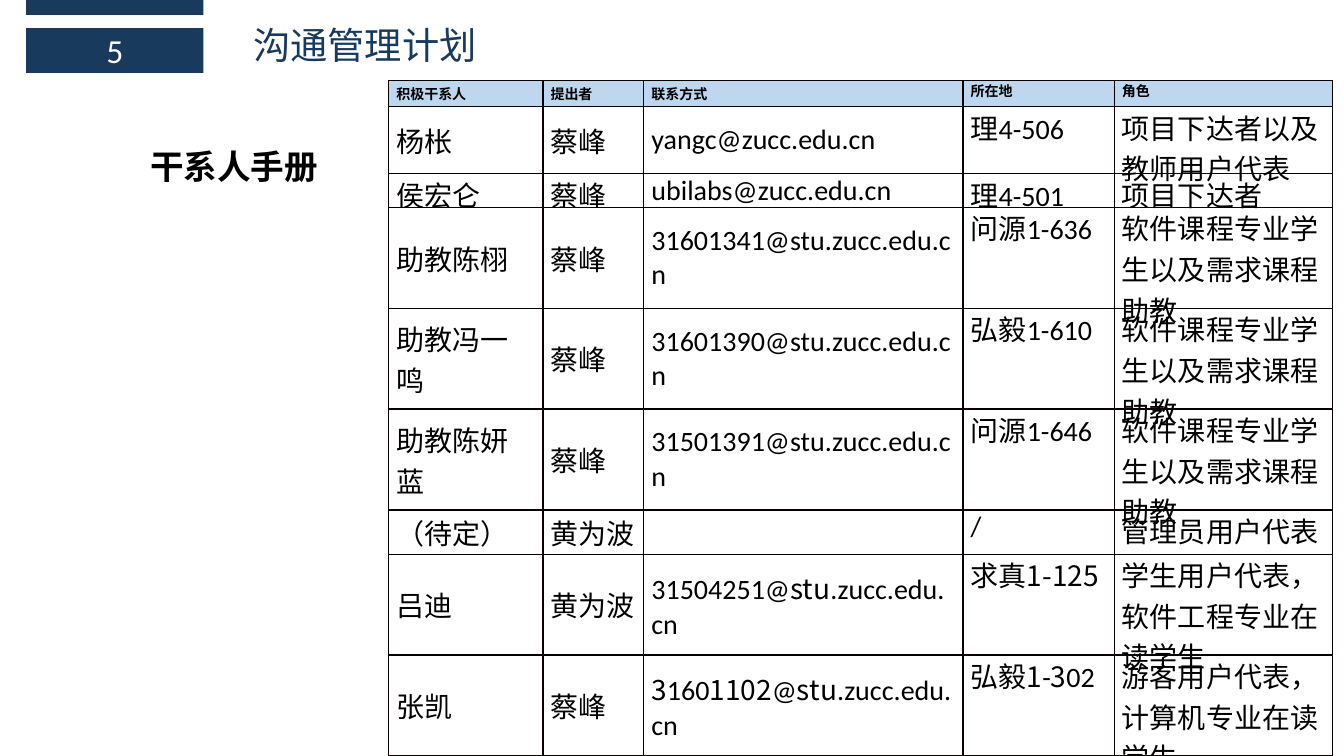
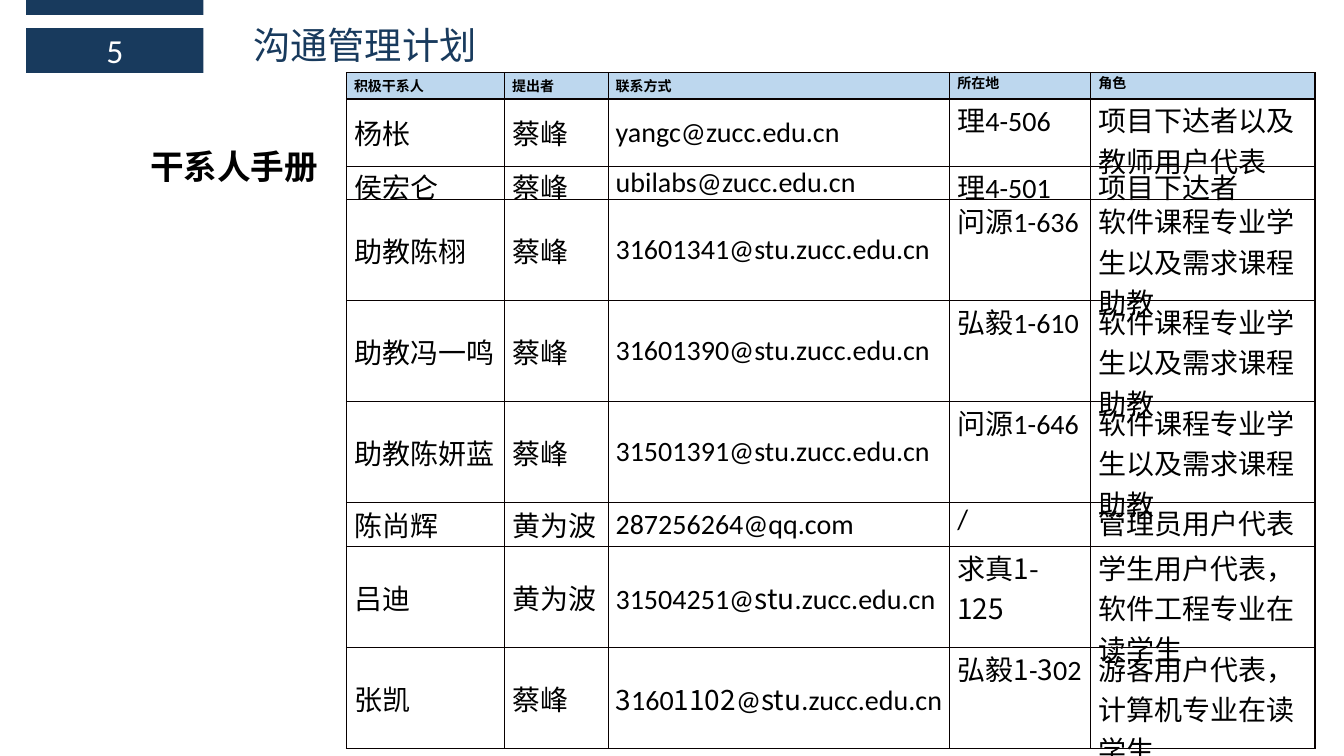
Before and after one commit to boboHh/AssistantTeaching, a slide deck: slide 22 of 受控文档/03-需求工程项目计划/PRD2018-G11-需求工程项目计划PPT.pptx. Drawn at 1344x756 pixels with LibreOffice and Linux fonts; fonts in the diff are those of the drawing. Boxes give left, top, right and bottom in pixels: in the first picture for what was removed or moved away, otherwise in the second. Text is boxed around its words. In the diff, an @@ line names an element or a change of style, - is before the commit and + after.

```diff
--- a/受控文档/03-需求工程项目计划/PRD2018-G11-需求工程项目计划PPT.pptx
+++ b/受控文档/03-需求工程项目计划/PRD2018-G11-需求工程项目计划PPT.pptx
@@ table at (x1=347, y1=73, x2=1316, y2=748) @@
-row 7, column 1: （待定）
+row 7, column 1: 陈尚辉
-row 7, column 3: 
+row 7, column 3: 287256264@qq.com
@@ table resized from (x1=389, y1=81, x2=1334, y2=756) to (x1=347, y1=73, x2=1316, y2=748) @@
```
Also in this commit, not shown: 1 other file.
